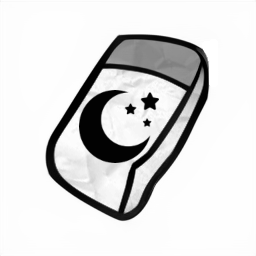
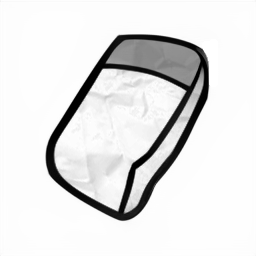
Two versions of the same layered image (256x256). Layer-by-layer changes:
showed "Nappy.png" over [79, 90, 159, 163]
hid "Pasted Layer" over [79, 90, 159, 163]
hid "Nappy_Night.png" over [79, 90, 159, 163]
